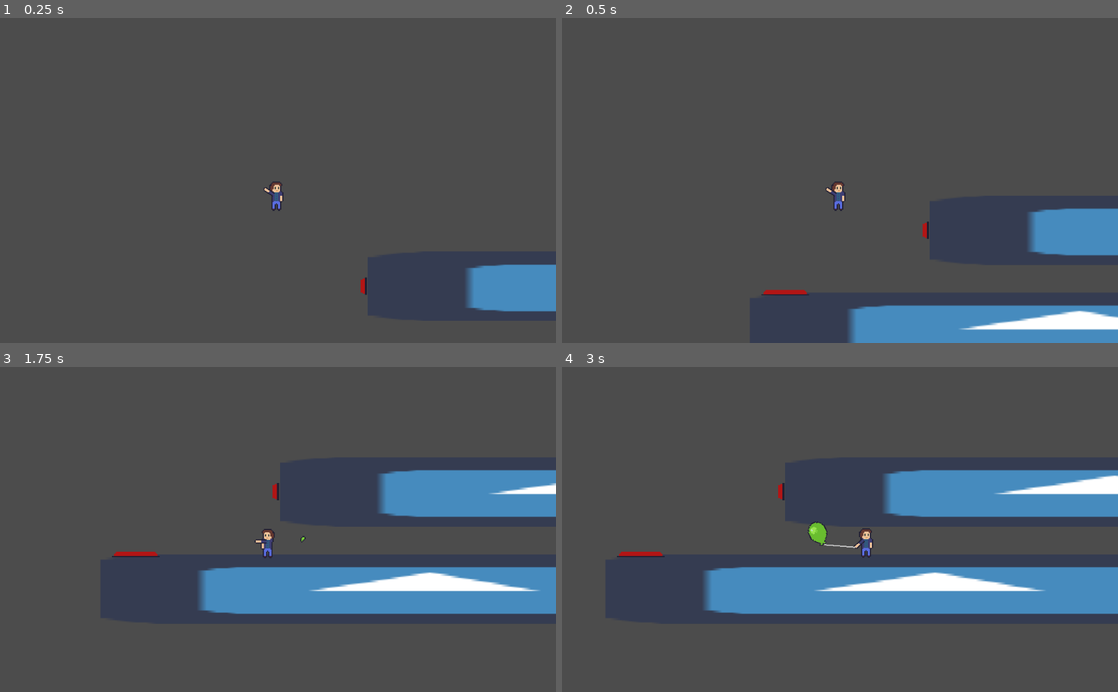
Above: before the commit, frames 1-4 (two rows, left to right).
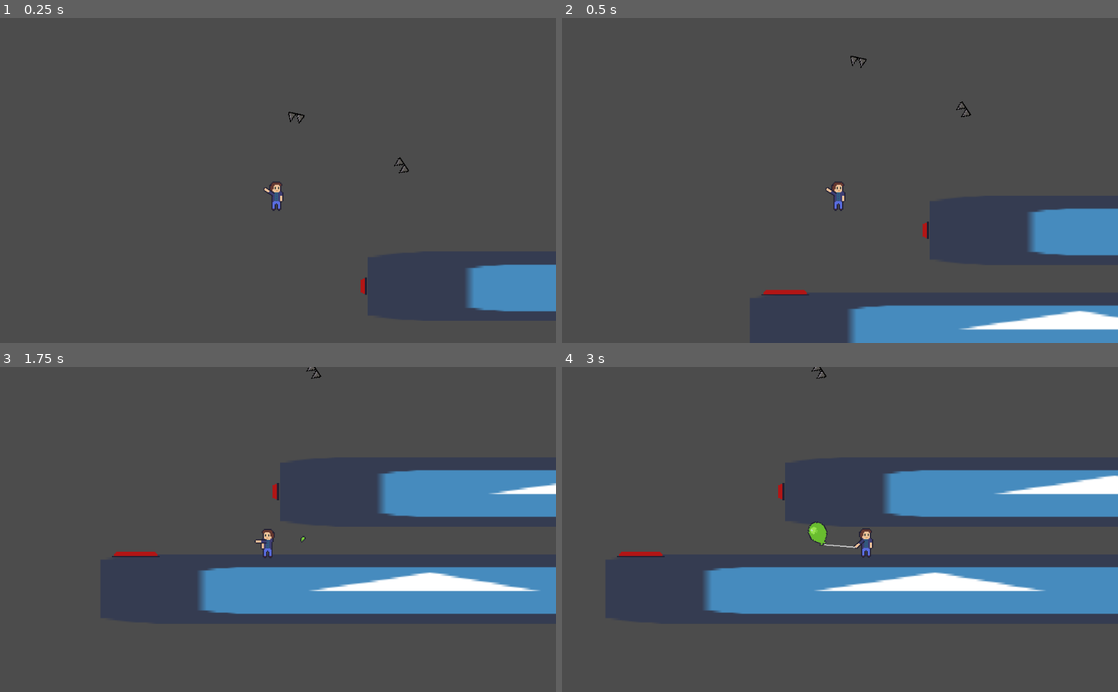
Above: after the commit, the same moments.

Repository: LeandreLPP/BalloonDumDare
Game: Godot game, scene res://Scenes/TestScene.tscn
The game is run twice, just before and just after one commit, with the same random seed, the same clock (stepped at 60 frames per second) and the same inputs. This scene is started directly instead of the project's main scene. The engine's default icon, where the game draws it, is replaced by a stand-in: a white triangle on a blue panel in a dark square. Sound files missing from this copy of the repository are replaced by a short silence.
Inputs (mouse positions are in pixels of both pictures, inside the frame that each line leads up to):
- Up to frame 1 (0.25 s): no input
- Up to frame 2 (0.5 s): no input
- Up to frame 3 (1.75 s): move the mouse to (400, 513) at 0.52 s; hold Right (move_right) 0.53-1.28 s; right-click (400, 513) at 0.6 s; tap Space (jump) at 0.77, 1.52 s; move the mouse to (166, 545) at 1.27 s; hold Left (move_left) from 1.28 s (still down); tap E (inflate) at 1.35 s
- Up to frame 4 (3 s): move the mouse to (895, 458) at 2.02 s; release Left (move_left) at 2.03 s; hold Right (move_right) from 2.03 s (still down); click (895, 458) at 2.1 s; move the mouse to (812, 594) at 2.77 s; right-click (812, 594) at 2.85 s

The runs differ from the first frame. In frame 1, less than 0.1% of the frame differs, in the area x 51-74%, y 28-48%; in frame 2, less than 0.1%; in frame 3, less than 0.1%; in frame 4, less than 0.1%.

Commit message:
Added spikes

Diff:
--- a/Prefabs/Balloon.gd
+++ b/Prefabs/Balloon.gd
@@ -73,11 +73,13 @@
 func explode():
 	$Animation.play("paf")
 	$explode_sound.play()
-	queue_free()
-	emit_signal("finish_deflating")
 
 func _on_DeflatingTimer_timeout():
 	emit_signal("finish_deflating")
 
 func _on_deflating_sound_finished():
 	emit_signal("finish_deflating")
+
+func _on_explode_sound_finished():
+	queue_free()
+	emit_signal("finish_deflating")
--- a/Prefabs/Balloon.tscn
+++ b/Prefabs/Balloon.tscn
@@ -57,7 +57,7 @@
 "values": [ true, false ]
 }
 
-[node name="Balloon" type="RigidBody2D" index="0"]
+[node name="Balloon" type="RigidBody2D"]
 
 position = Vector2( 0, 1 )
 input_pickable = false
@@ -183,4 +183,6 @@
 
 [connection signal="finished" from="deflating_sound" to="." method="_on_deflating_sound_finished"]
 
+[connection signal="finished" from="explode_sound" to="." method="_on_explode_sound_finished"]
+
 [connection signal="animation_finished" from="Animation" to="." method="_on_animation_finished"]
--- a/Prefabs/BalloonSwitch.gd
+++ b/Prefabs/BalloonSwitch.gd
@@ -1,11 +1,8 @@
 extends Area2D
-
-export (bool) var RESETABLE = false
 
 signal pressed
 
 func _on_BalloonSwitch_body_entered(body):
-	print("body entered" + self.get_path_to(body))
 	var p = self.get_path_to(body)
 	p = p.get_name(p.get_name_count() - 1)
 	if p == "Balloon" or p.begins_with("@Balloon@"):
--- /dev/null
+++ b/Prefabs/Spike.gd
@@ -0,0 +1,9 @@
+extends Area2D
+
+func _on_Spike_body_entered(body):
+	print("body entered" + self.get_path_to(body))
+	var p = self.get_path_to(body)
+	var name = p.get_name(p.get_name_count() - 1)
+	if name == "Balloon" or name.begins_with("@Balloon@"):
+		var balloon = get_node(p)
+		balloon.explode()
--- /dev/null
+++ b/Prefabs/Spike.tscn
@@ -0,0 +1,30 @@
+[gd_scene load_steps=4 format=2]
+
+[ext_resource path="res://Prefabs/Spike.gd" type="Script" id=1]
+[ext_resource path="res://Art/Sprites/Spike.png" type="Texture" id=2]
+
+[sub_resource type="RectangleShape2D" id=1]
+
+custom_solver_bias = 0.0
+extents = Vector2( 8, 5 )
+
+[node name="Spike" type="Area2D"]
+
+input_pickable = true
+gravity_vec = Vector2( 0, 1 )
+gravity = 98.0
+linear_damp = 0.1
+angular_damp = 1.0
+audio_bus_override = false
+audio_bus_name = "Master"
+script = ExtResource( 1 )
+
+[node name="CollisionShape2D" type="CollisionShape2D" parent="." index="0"]
+
+shape = SubResource( 1 )
+
+[node name="Sprite" type="Sprite" parent="." index="1"]
+
+texture = ExtResource( 2 )
+
+[connection signal="body_entered" from="." to="." method="_on_Spike_body_entered"]
--- a/Scenes/TestScene.tscn
+++ b/Scenes/TestScene.tscn
@@ -6,6 +6,7 @@
 [ext_resource path="res://Prefabs/Player.tscn" type="PackedScene" id=4]
 [ext_resource path="res://Prefabs/BalloonSwitch.tscn" type="PackedScene" id=5]
 [ext_resource path="res://Prefabs/PressurePlate.tscn" type="PackedScene" id=6]
+[ext_resource path="res://Prefabs/Spike.tscn" type="PackedScene" id=7]
 
 [sub_resource type="RectangleShape2D" id=1]
 
@@ -52,10 +53,19 @@
 position = Vector2( 555.277, 447.419 )
 rotation = -1.5708
 _sections_unfolded = [ "Transform" ]
-RESETABLE = true
 
 [node name="PressurePlate" parent="." index="4" instance=ExtResource( 6 )]
 
 position = Vector2( 427.3, 503.139 )
 
+[node name="Spike" parent="." index="5" instance=ExtResource( 7 )]
+
+position = Vector2( 590.878, 337.645 )
+rotation = -2.1557
+
+[node name="Spike2" parent="." index="6" instance=ExtResource( 7 )]
+
+position = Vector2( 494.408, 292.424 )
+rotation = -2.93103
+
 [connection signal="pressed" from="BalloonSwitch" to="." method="_on_BalloonSwitch_pressed"]
Binary file added: Art/Sprites/Spike.png
Not shown, added: Art/Sprites/Spike.png.import
Not shown: 1 places in Scenes/TestScene.tscn that only renumber resources
